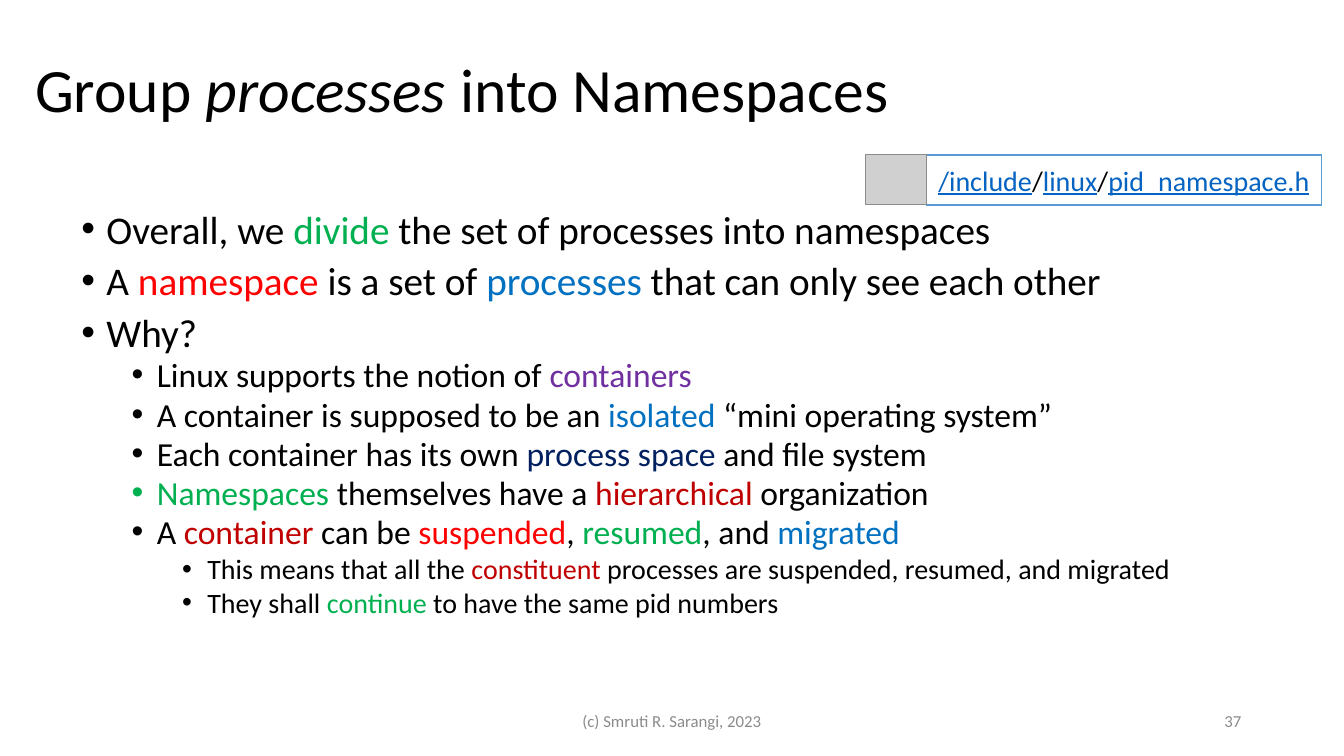
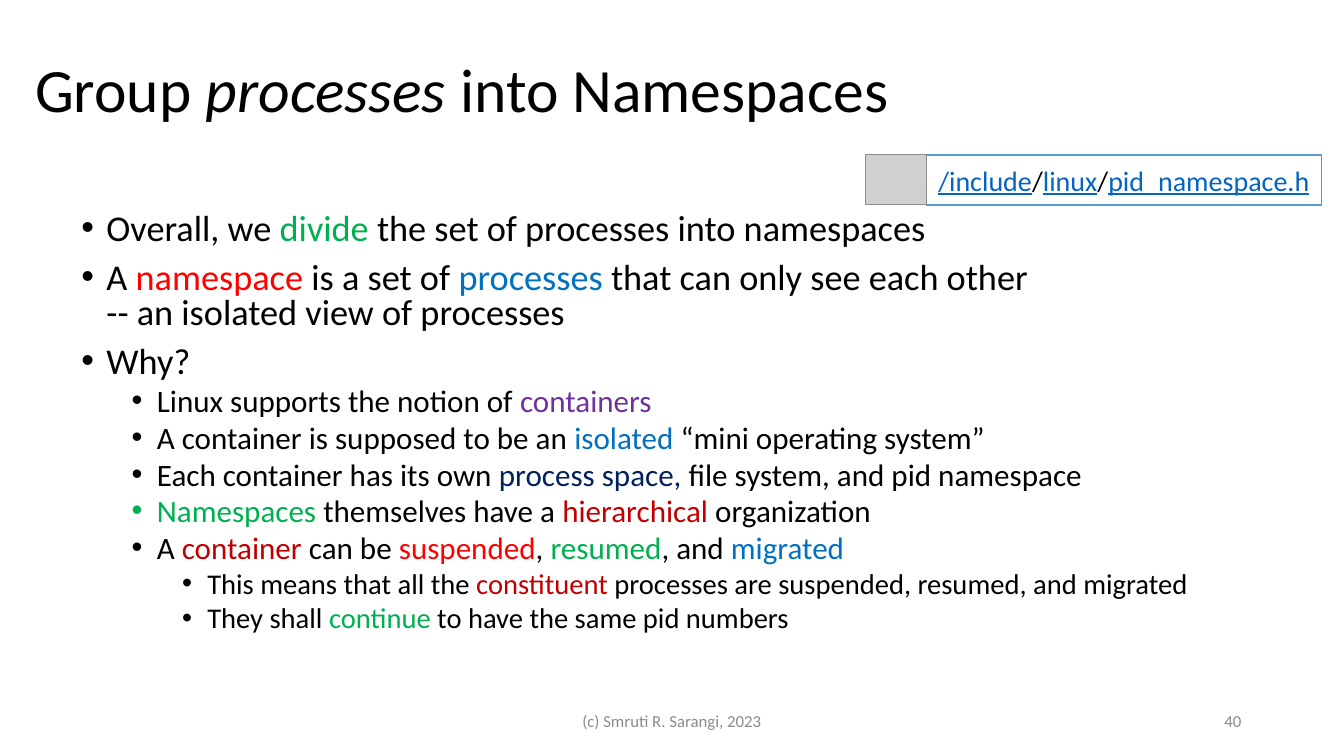
Before and after one commit to srsarangi/srsarangi.github.io, a slide deck: slide 40 of osbook/slides/3.processes.pptx (slide 37 before the commit). Drawn at 1344x756 pixels with LibreOffice and Linux fonts; fonts in the diff are those of the drawing; grey boxes stand for pictures. Boxes give left, top, right and bottom in pixels: in the first picture for what was removed or moved away, otherwise in the second. Text is boxed around its words. In the diff, an @@ line names an element or a change of style, - is before the commit and + after.

```diff
--- a/osbook/slides/3.processes.pptx
+++ b/osbook/slides/3.processes.pptx
@@ text at <box>106,215,1187,633</box>: size 28 to 25.9 pt in "Overall, we divide the set of processes ...", "Why?"; size 24 to 22.2 pt in "Linux supports the notion of containers", "A container is supposed to be an ...", "Namespaces themselves have a hierarchical organization", "A container can be suspended, resumed, and ..."; size 20 to 20.4 pt in "This means that all the constituent processes ...", "They shall continue to have the same ..." @@
@@ text at <box>106,264,1028,331</box>: text changed; size 28 to 25.9 pt @@
-• A namespace is a set of processes that can only see each other
+• A namespace is a set of processes that can only see each other
+  -- an isolated view of processes
@@ text at <box>157,464,1081,491</box>: text changed; size 24 to 22.2 pt @@
-  • Each container has its own process space and file system
+  • Each container has its own process space, file system, and pid namespace
@@ page number at <box>1224,716,1241,727</box>: text changed @@
-37
+40
```
Also in this commit, not shown: 24 other slides changed, 4 slides added, 1 slide removed, 6 other files.
